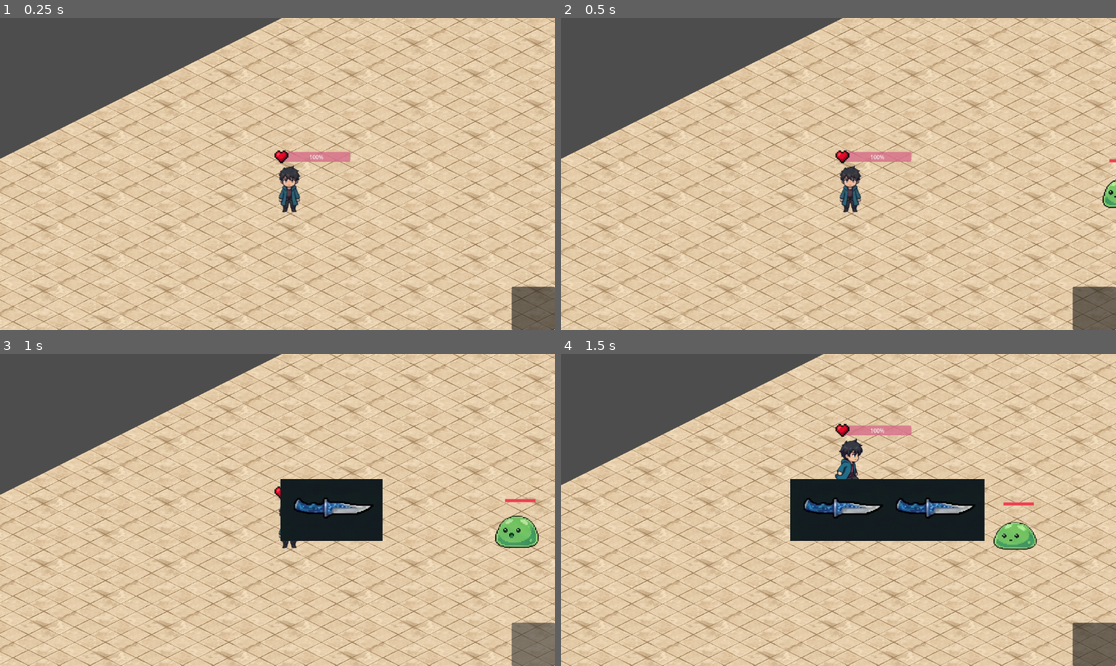
Above: before the commit, frames 1-4 (two rows, left to right).
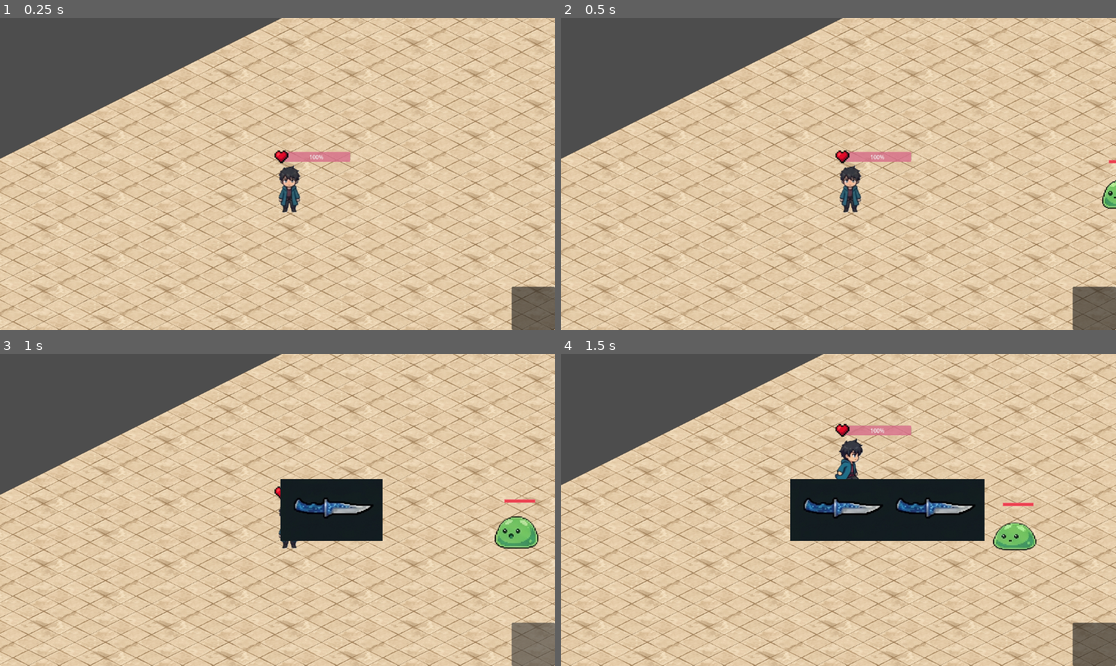
Above: after the commit, the same moments.

Repository: Fiona361123/Survive-till-Last
Game: Godot game, scene res://Floor.tscn
Same seed, same stepped clock (60 frames per second), same inputs: the game is played once before the commit and once after it. This scene is started directly instead of the project's main scene.
Inputs (mouse positions are in pixels of both pictures, inside the frame that each line leads up to):
- Up to frame 1 (0.25 s): no input
- Up to frame 2 (0.5 s): no input
- Up to frame 3 (1 s): click (532, 644) at 0.5 s
- Up to frame 4 (1.5 s): tap Enter (ui_accept) at 1.25 s; move the mouse to (960, 494) at 1.27 s; hold Right (ui_right) from 1.28 s (still down); click (960, 494) at 1.35 s

Frame 1 is identical in both runs. In frame 2, 0.1% of the frame differs, in the area x 97-100%, y 45-62%; in frame 3, 0.3%, in the area x 89-98%, y 46-63%; in frame 4, 0.2%.
Error in both runs: Invalid access to property or key 'body_entered' on a base object of type 'null instance'. (res://weapons/knife_slash.gd:13)

Commit message:
add a map boundary script

Diff:
--- a/Floor.tscn
+++ b/Floor.tscn
@@ -7,6 +7,7 @@
 [ext_resource type="Texture2D" uid="uid://twnnoye0lny3" path="res://Isometric/stone_N.png" id="4_0gdli"]
 [ext_resource type="PackedScene" uid="uid://b0dr5ir16a8ga" path="res://Character/Player.tscn" id="6_yrkb7"]
 [ext_resource type="PackedScene" uid="uid://ln4sqbmynwsn" path="res://Enemy/enemy.tscn" id="7_0gdli"]
+[ext_resource type="Script" uid="uid://d13cn23j4q5ys" path="res://map-boundary.gd" id="8_gq7au"]
 
 [sub_resource type="TileSetAtlasSource" id="TileSetAtlasSource_yrkb7"]
 texture = ExtResource("1_3tt66")
@@ -53,15 +54,16 @@
 tile_map_data = PackedByteArray("AAD//wAABAAAAAAAAAD//wEABAAAAAAAAAD//wIABAAAAAAAAAAAAAIABAAAAAAAAAAAAAEABAAAAAAAAAAAAA …(22976 unchanged characters)…
 tile_set = SubResource("TileSet_keya6")
 
-[node name="CharacterBody2D" parent="." unique_id=1596675552 instance=ExtResource("6_yrkb7")]
+[node name="Player" parent="." unique_id=1596675552 instance=ExtResource("6_yrkb7")]
 position = Vector2(59, 85)
 
-[node name="CharacterBody2D2" parent="." unique_id=1008134667 instance=ExtResource("7_0gdli")]
+[node name="Enemy" parent="." unique_id=1008134667 instance=ExtResource("7_0gdli")]
 position = Vector2(635, 38)
 
-[node name="Map Size" type="StaticBody2D" parent="." unique_id=640551829]
-visible = false
+[node name="Map Size" type="StaticBody2D" parent="." unique_id=640551829 node_paths=PackedStringArray("player")]
 position = Vector2(1, 91)
+script = ExtResource("8_gq7au")
+player = NodePath("../Player")
 
 [node name="CollisionPolygon2D" type="CollisionPolygon2D" parent="Map Size" unique_id=1091422235]
 position = Vector2(1117.4888, -266.56378)
--- /dev/null
+++ b/map-boundary.gd
@@ -0,0 +1,15 @@
+extends StaticBody2D
+
+@export var player: CharacterBody2D
+
+@export var min_x := -10000.0
+@export var max_x := 10000.0
+@export var min_y := -10000.0
+@export var max_y := 10000.0
+
+func _physics_process(_delta):
+	if player == null:
+		return
+
+	player.global_position.x = clamp(player.global_position.x, min_x, max_x)
+	player.global_position.y = clamp(player.global_position.y, min_y, max_y)
Not shown, added: map-boundary.gd.uid
